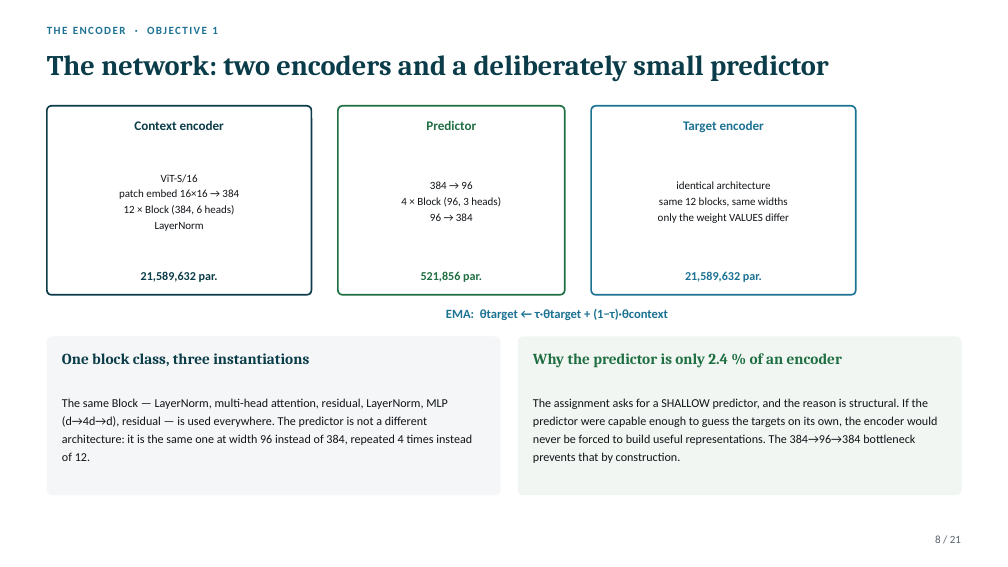
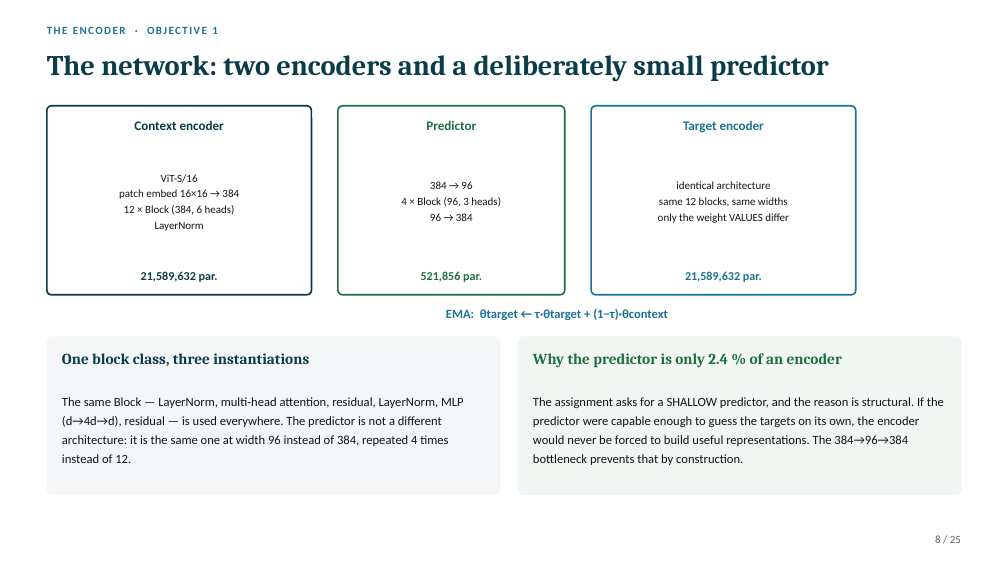
Before and after one commit to Gennaro-finance/Computer_Vision, a slide deck: slide 8 of Project8_CV_2025-2026.pptx. Drawn at 1008x567 pixels with LibreOffice and Linux fonts; fonts in the diff are those of the drawing. Boxes give left, top, right and bottom in pixels: in the first picture for what was removed or moved away, otherwise in the second. Text is boxed around its words. In the diff, an @@ line names an element or a change of style, - is before the commit and + after.

```diff
--- a/Project8_CV_2025-2026.pptx
+++ b/Project8_CV_2025-2026.pptx
@@ text "The same Block — LayerNorm, ..." at [62,397,464,463]: size 11.5 to 12 pt; line spacing 17pt to 18pt @@
@@ text "The assignment asks for a ..." at [533,397,944,465]: size 11.5 to 12 pt; line spacing 17pt to 18pt @@
@@ text at [935,535,961,543]: text changed @@
-8 / 21
+8 / 25
```
Also in this commit, not shown: 20 other slides changed, 4 slides added, 1 other file.
